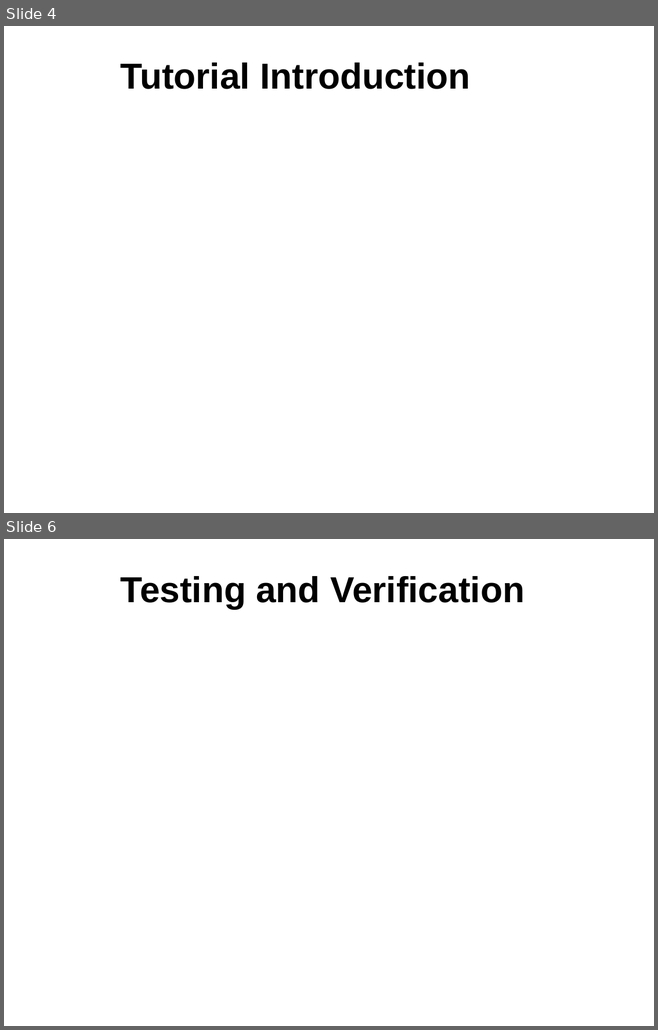
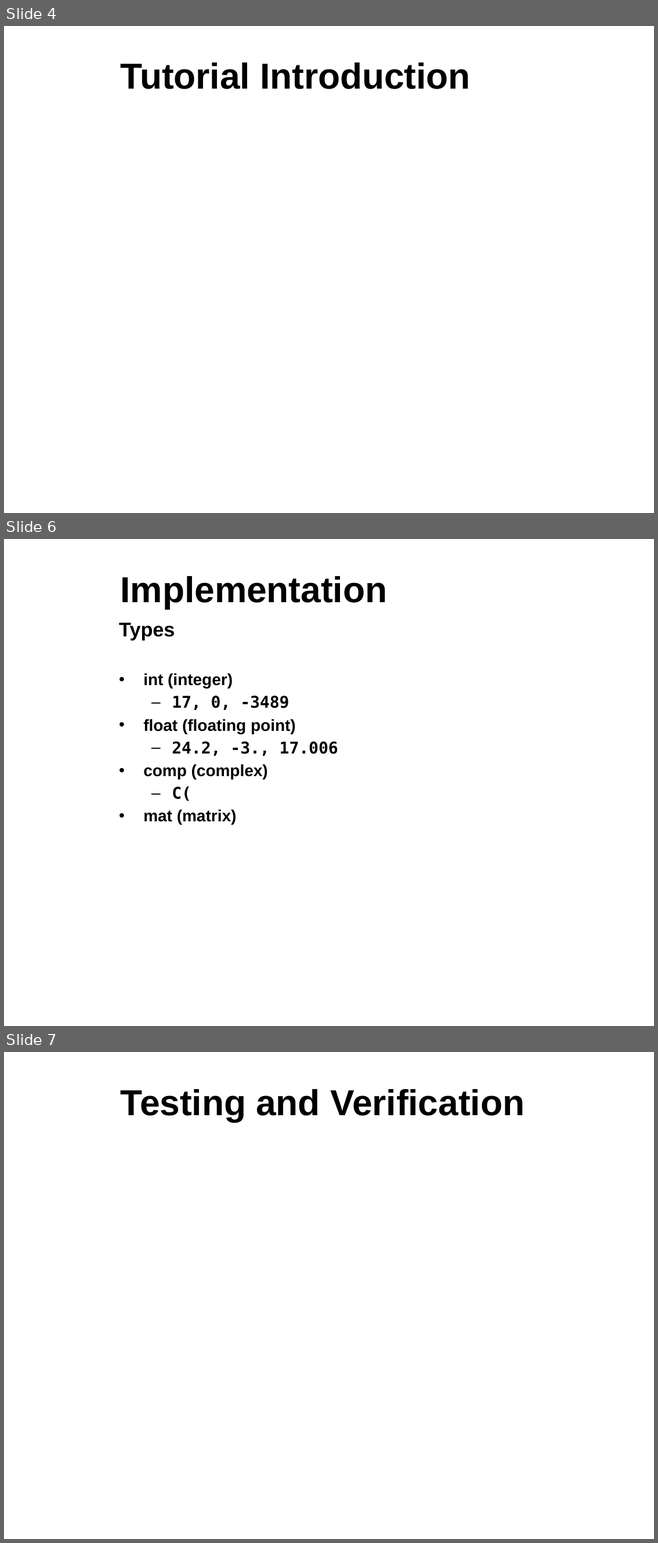
Before and after one commit to sdk21/PLT, a slide deck: Demo/Qlang.pptx. Shown one above the other, each under a label of ours: slides 4 and 6 before the commit, slides 4, 6 and 7 after it; the slides between them are not shown. The pictures are 658x1030 and 658x1543 pixels, drawn with LibreOffice and Linux fonts; fonts in the diff are those of the drawing; background and template pictures are left out. Boxes give left, top, right and bottom in pixels: in the first picture for what was removed or moved away, otherwise in the second. Text is boxed around its words. In the diff, an @@ line names an element or a change of style, - is before the commit and + after.

```diff
--- a/Demo/Qlang.pptx
+++ b/Demo/Qlang.pptx
@@ slide 6 added at box(4, 539, 654, 1026), background picture (left out) @@
@@ title added at box(121, 576, 387, 609), 40 pt, text #000000, bold @@
+Implementation
@@ text added at box(119, 623, 338, 825), 18 pt, text #000000, bold @@
+Types
+• int (integer)
+  – 17, 0, -3489
+• float (floating point)
+  – 24.2, -3., 17.006
+• comp (complex)
+  – C(
+• mat (matrix)
@@ what was slide 6 is now slide 7 @@
```
Also in this commit, not shown: 3 slides changed.
